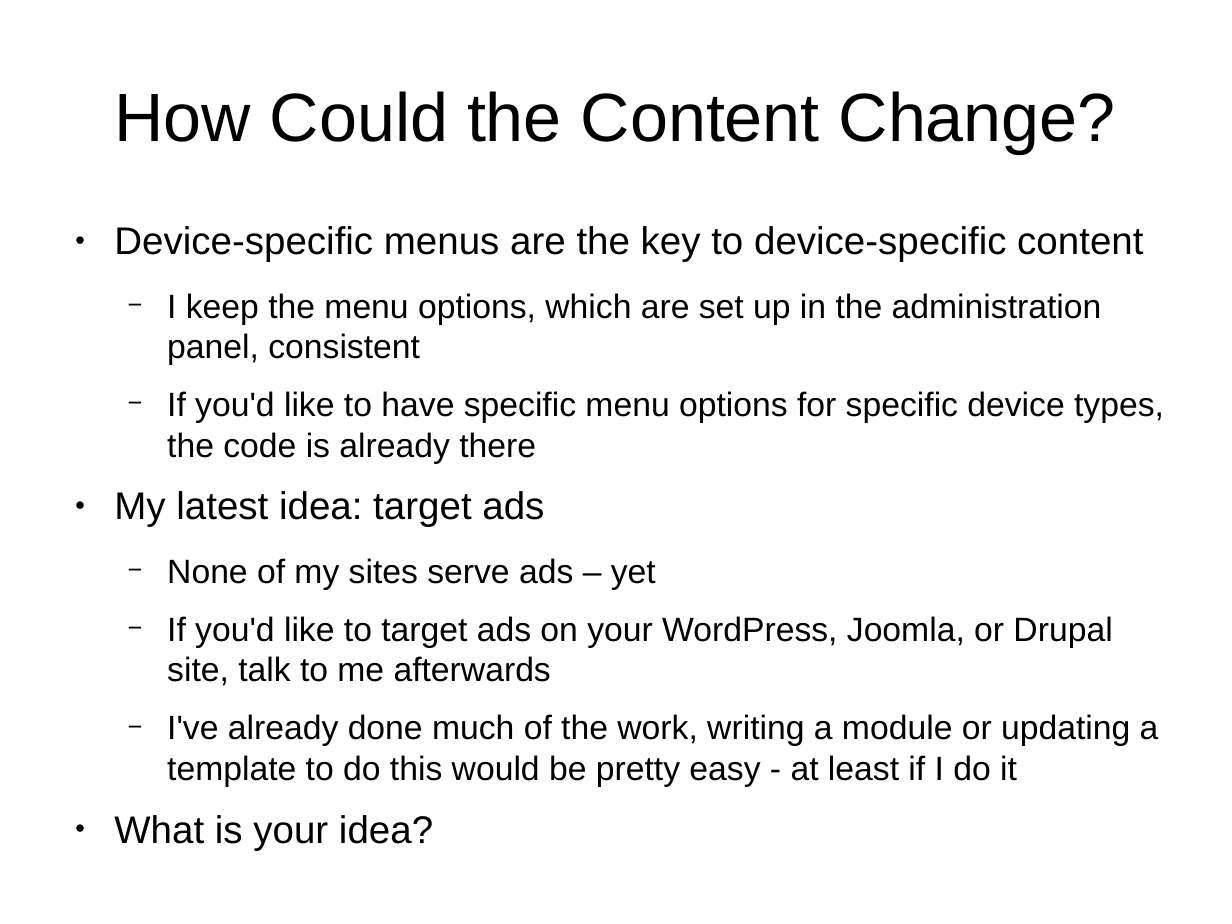
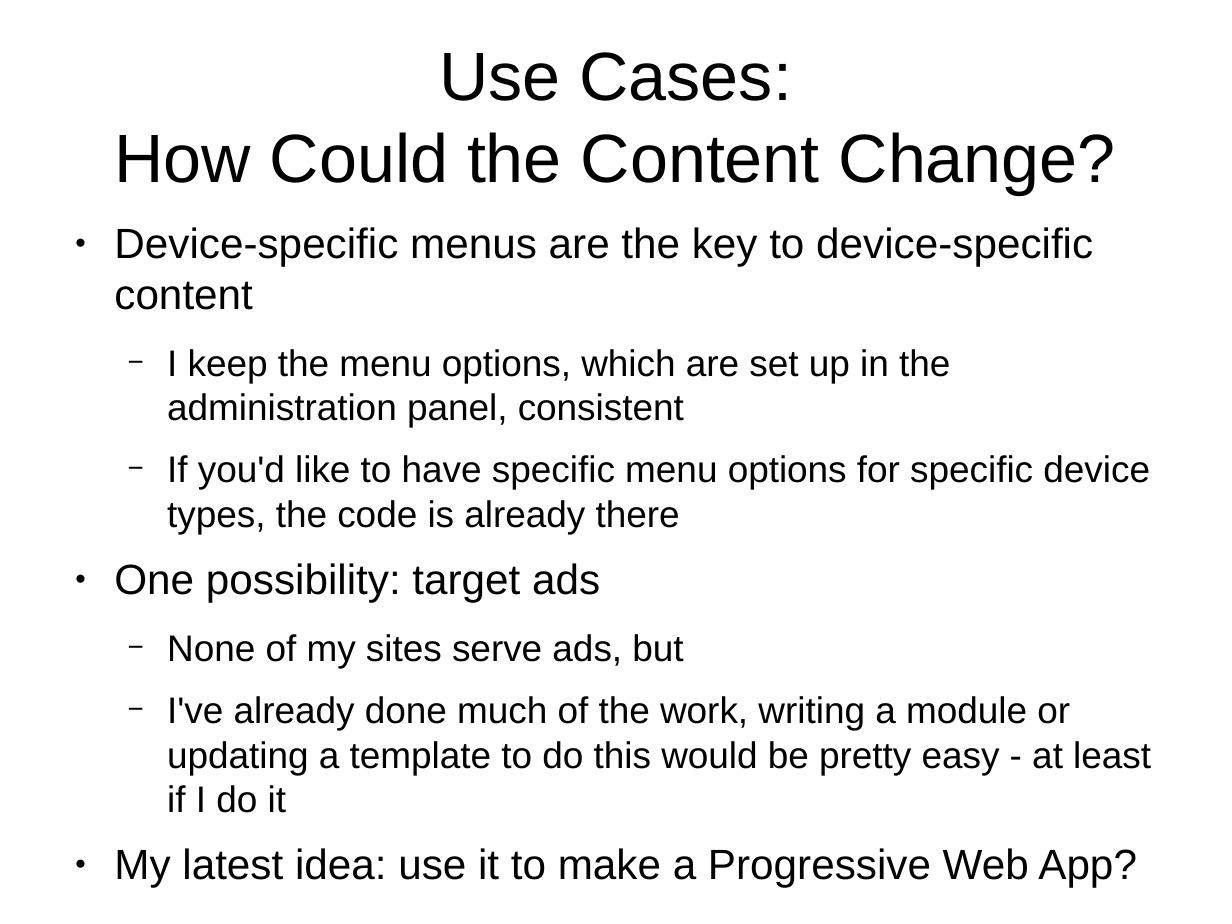
Before and after one commit to tomwhartung/jmws_accoutrements, a slide deck: slide 12 of presentations/2016_07-Drupal/9-slides.odp (slide 13 before the commit). Drawn at 1232x924 pixels with LibreOffice and Linux fonts; fonts in the diff are those of the drawing. Boxes give left, top, right and bottom in pixels: in the first picture for what was removed or moved away, otherwise in the second. Text is boxed around its words. In the diff, an @@ line names an element or a change of style, - is before the commit and + after.

```diff
--- a/presentations/2016_07-Drupal/9-slides.odp
+++ b/presentations/2016_07-Drupal/9-slides.odp
@@ title at (114, 52, 1116, 194): text changed @@
-How Could the Content Change?
+Use Cases:
+How Could the Content Change?
@@ text at (114, 227, 1151, 813): size 24.8 to 27.2 pt in "Device-specific menus are the key to device-specific ..."; size 21.7 to 23.8 pt in "I keep the menu options, which are ...", "If you'd like to have specific menu ...", "I've already done much of the work, ..." @@
@@ text at (114, 563, 683, 668): text changed; size 21.7 to 23.8 pt @@
-● My latest idea: target ads
-  − None of my sites serve ads – yet
-  − If you'd like to target ads on your WordPress, Joomla, or Drupal site, talk to me afterwards
+● One possibility: target ads
+  − None of my sites serve ads, but
@@ text at (114, 848, 1137, 888): text changed; size 24.8 to 27.2 pt @@
-● What is your idea?
+● My latest idea: use it to make a Progressive Web App?
```
Also in this commit, not shown: 10 other slides changed, 2 slides removed.
